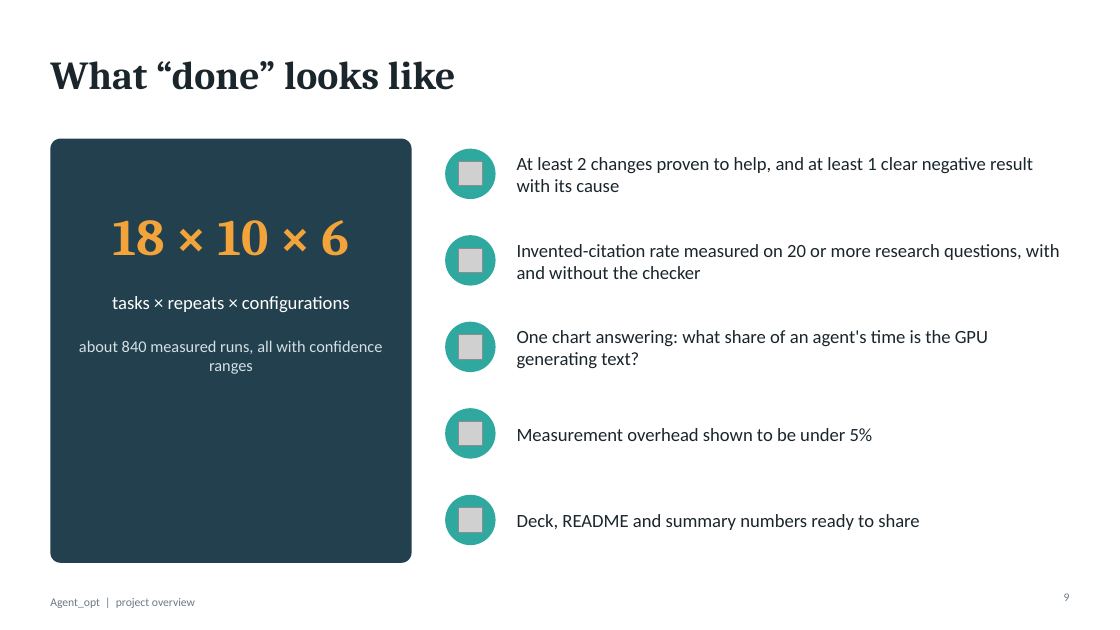
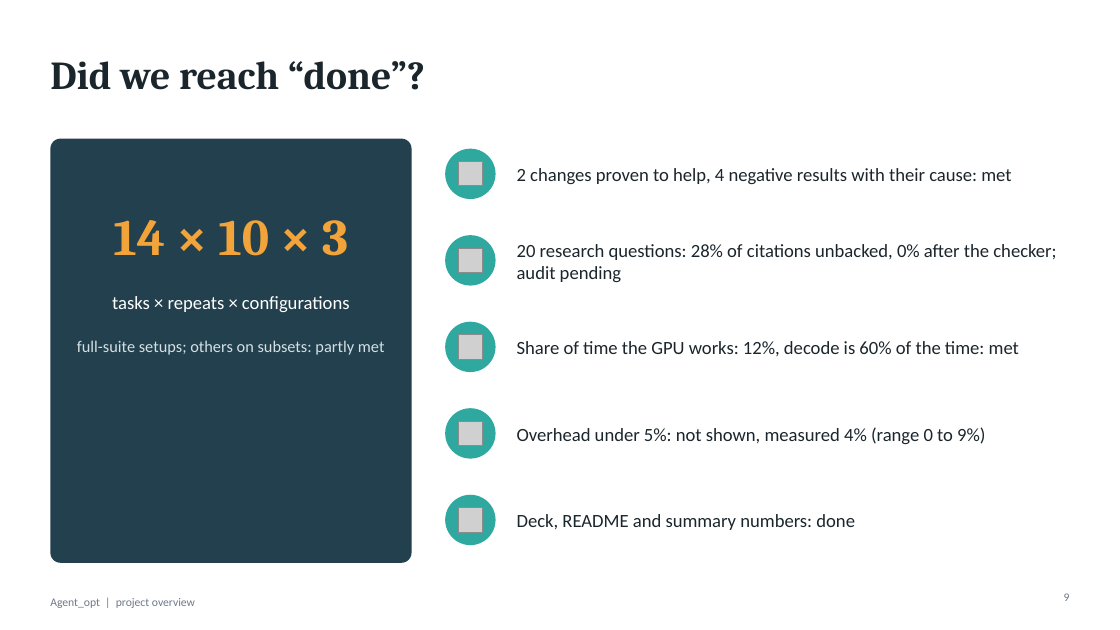
Before and after one commit to npwa/agent_opt, a slide deck: slide 9 of Doc/Agent_opt.pptx. Drawn at 1120x630 pixels with LibreOffice and Linux fonts; fonts in the diff are those of the drawing; grey boxes stand for pictures. Boxes give left, top, right and bottom in pixels: in the first picture for what was removed or moved away, otherwise in the second. Text is boxed around its words. In the diff, an @@ line names an element or a change of style, - is before the commit and + after.

Commit message:
M7 documentation: results-first DIRECTION, slides
README restructured and v0 moved to docs

```diff
--- a/Doc/Agent_opt.pptx
+++ b/Doc/Agent_opt.pptx
@@ title at bbox=[50, 61, 425, 90]: text changed @@
-What “done” looks like
+Did we reach “done”?
@@ text at bbox=[517, 168, 1011, 184]: text changed @@
-At least 2 changes proven to help, and at least 1 clear negative result with its cause
+2 changes proven to help, 4 negative results with their cause: met
@@ text at bbox=[113, 220, 348, 256]: text changed @@
-18 × 10 × 6
+14 × 10 × 3
@@ text at bbox=[517, 244, 1056, 282]: text changed @@
-Invented-citation rate measured on 20 or more research questions, with and without the checker
+20 research questions: 28% of citations unbacked, 0% after the checker; audit pending
@@ text at bbox=[77, 340, 385, 355]: text changed @@
-about 840 measured runs, all with confidence ranges
+full-suite setups; others on subsets: partly met
@@ text at bbox=[517, 341, 1019, 356]: text changed @@
-One chart answering: what share of an agent's time is the GPU generating text?
+Share of time the GPU works: 12%, decode is 60% of the time: met
@@ text at bbox=[517, 427, 985, 444]: text changed @@
-Measurement overhead shown to be under 5%
+Overhead under 5%: not shown, measured 4% (range 0 to 9%)
@@ text at bbox=[517, 514, 855, 530]: text changed @@
-Deck, README and summary numbers ready to share
+Deck, README and summary numbers: done
```
Also in this commit, not shown: 4 other slides changed, 4 other files.
